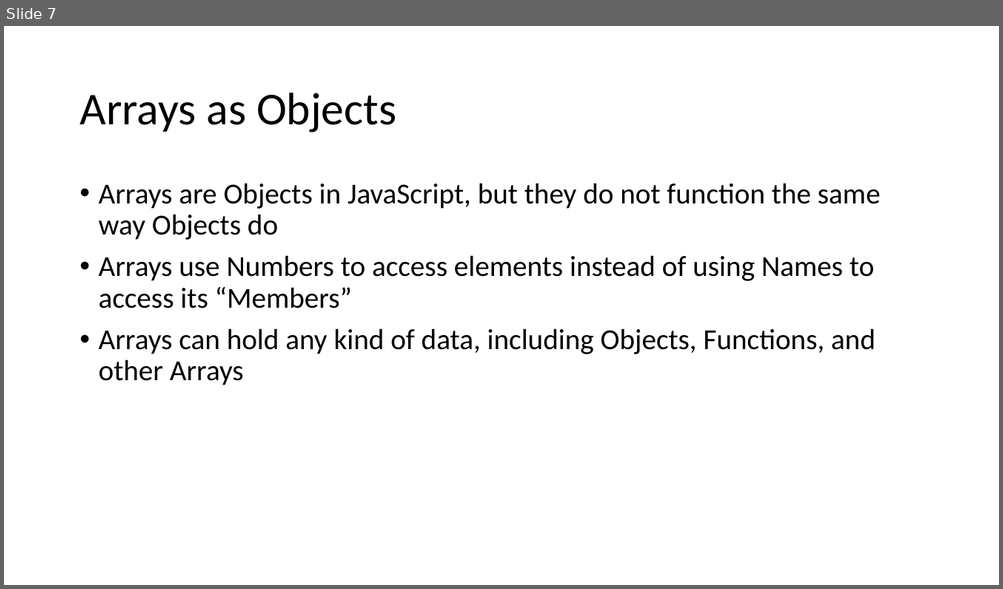
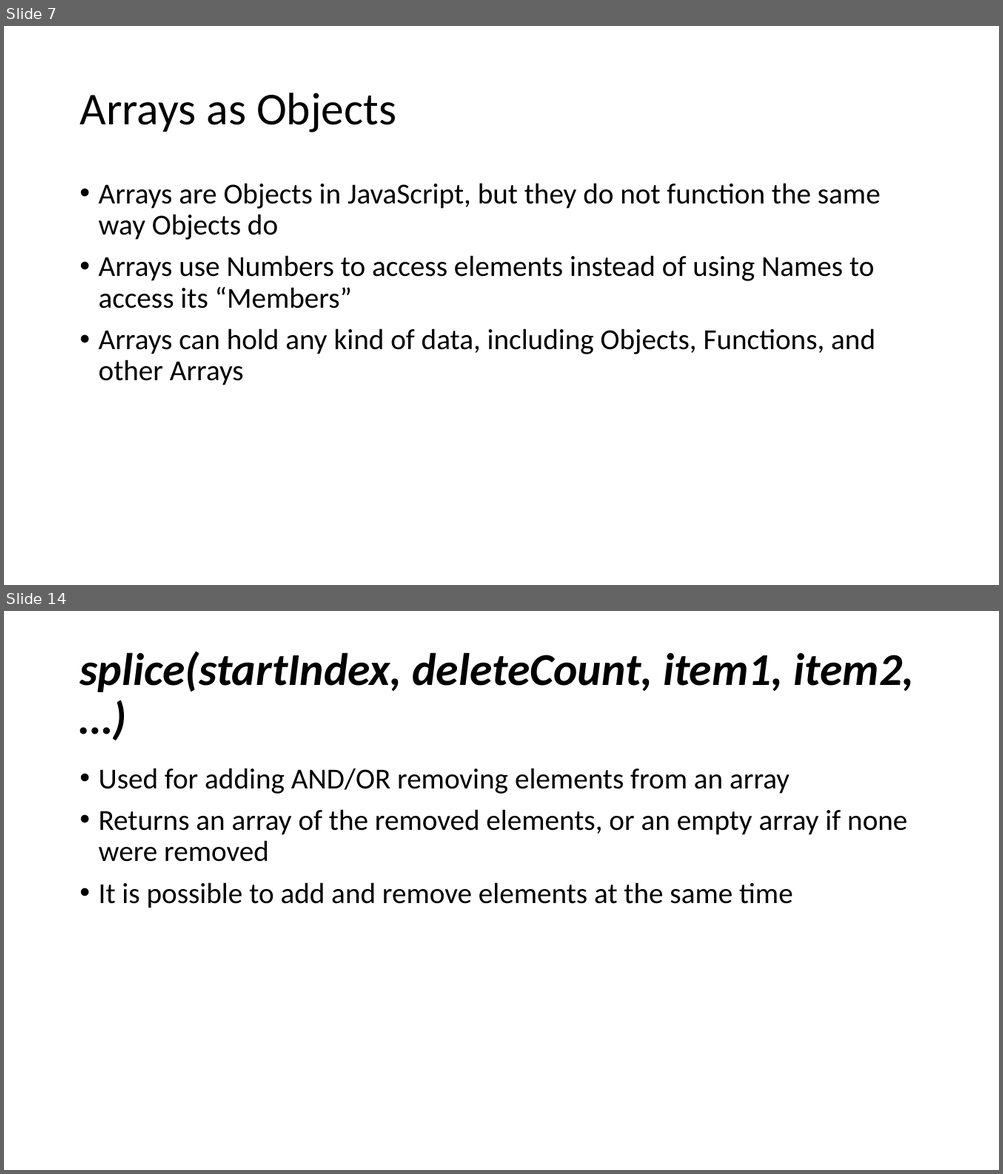
Before and after one commit to YWCANWIL-TechLab/Module4-DataTypes-Day1, a slide deck: Arrays.pptx. Shown one above the other, each under a label of ours: slide 7 before the commit, slides 7 and 14 after it; the slides between them are not shown. The pictures are 1003x589 and 1003x1174 pixels, drawn with LibreOffice and Linux fonts; fonts in the diff are those of the drawing. Boxes give left, top, right and bottom in pixels: in the first picture for what was removed or moved away, otherwise in the second. Text is boxed around its words. In the diff, an @@ line names an element or a change of style, - is before the commit and + after.

```diff
--- a/Arrays.pptx
+++ b/Arrays.pptx
@@ slide 14 added at bbox=[4, 611, 999, 1170], background #FFFFFF @@
@@ title added at bbox=[79, 651, 914, 692], 44 pt, text #000000, bold, italic @@
+splice(startIndex, deleteCount, item1, item2, …)
@@ text added at bbox=[99, 768, 907, 908], 28 pt, text #000000 @@
+• Used for adding AND/OR removing elements from an array
+• Returns an array of the removed elements, or an empty array if none were removed
+• It is possible to add and remove elements at the same time
```
Also in this commit, not shown: 1 slide changed, 11 other slides added.
